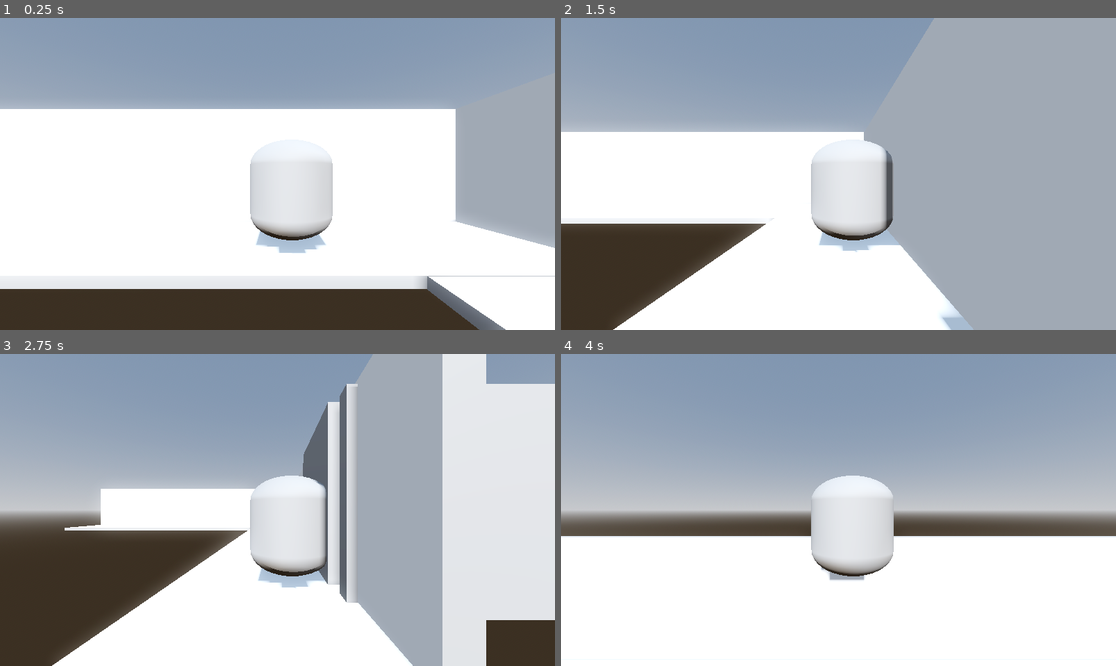
Above: before the commit, frames 1-4 (two rows, left to right).
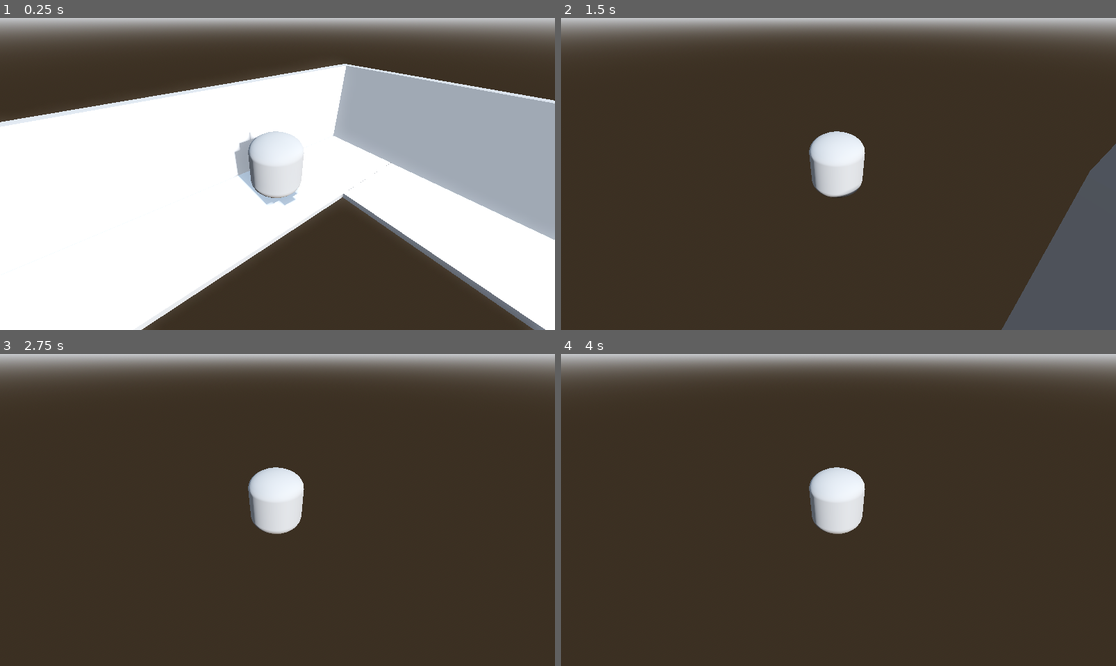
Above: after the commit, the same moments.

Repository: jpat125/DigiTech-3.7-3.8-Game-Development
Game: Godot game, scene res://corridor testing.tscn
Two runs of this game, one before a commit and one after it. Both use one fixed random seed, a clock stepped at 60 frames per second and the inputs below. The project has no main scene, so this scene is started directly.
Inputs (mouse positions are in pixels of both pictures, inside the frame that each line leads up to):
- Up to frame 1 (0.25 s): no input
- Up to frame 2 (1.5 s): tap Enter (ui_accept) at 0.5, 0.77 s; move the mouse to (960, 158) at 0.52 s; hold D (right) 0.53-1.28 s; click (960, 158) at 0.67 s; move the mouse to (727, 189) at 1.27 s; hold S (back) from 1.28 s (still down)
- Up to frame 3 (2.75 s): tap Enter (ui_accept) at 1.52 s; move the mouse to (333, 441) at 2.02 s; release S (back) at 2.03 s; hold D (right) from 2.03 s (still down)
- Up to frame 4 (4 s): tap Enter (ui_accept) at 2.75, 3.02, 3.77 s; move the mouse to (810, 572) at 2.77 s; release D (right) at 2.78 s; hold W (forward) 2.78-3.53 s; click (810, 572) at 2.92 s; move the mouse to (1005, 556) at 3.52 s; hold A (left) from 3.53 s (still down)

The runs differ from the first frame. In frame 1, 48% of the frame differs, in the area x 0-100%, y 0-100%; in frame 2, 91%; in frame 3, 85%; in frame 4, 97%.

Commit message:
Fixed chamber
Had set a wall to World Boundary instead of box.

Diff:
--- a/character capsule.tscn
+++ b/character capsule.tscn
@@ -22,5 +22,5 @@
 [node name="Neck" type="Node3D" parent="."]
 
 [node name="Camera3d" type="Camera3D" parent="Neck"]
-transform = Transform3D(-2, 0, -1.74845e-07, 0, 3.33333, 0, 1.74845e-07, 0, -2, 0.16518, 0.200194, -2.60536)
+transform = Transform3D(-1.59306, -0.845334, 1.09768, 0, 3.02592, 0.838904, -1.2092, 1.11369, -1.44614, 1.87768, 3.56236, -2.60536)
 fov = 75.2306
--- a/corridor testing.tscn
+++ b/corridor testing.tscn
@@ -1,8 +1,6 @@
-[gd_scene load_steps=13 format=3 uid="uid://dokm217xdapjf"]
+[gd_scene load_steps=15 format=3 uid="uid://dokm217xdapjf"]
 
 [ext_resource type="PackedScene" uid="uid://d0o7tufesfmq7" path="res://character capsule.tscn" id="1_biemy"]
-
-[sub_resource type="BoxMesh" id="BoxMesh_g2tgj"]
 
 [sub_resource type="ProceduralSkyMaterial" id="ProceduralSkyMaterial_25dwf"]
 sky_horizon_color = Color(0.64625, 0.65575, 0.67075, 1)
@@ -28,20 +26,22 @@
 [sub_resource type="BoxShape3D" id="BoxShape3D_vub8m"]
 size = Vector3(4.86747, 1.00833, 1)
 
-[sub_resource type="WorldBoundaryShape3D" id="WorldBoundaryShape3D_1d74w"]
+[sub_resource type="BoxShape3D" id="BoxShape3D_buo7j"]
 
 [sub_resource type="BoxShape3D" id="BoxShape3D_dvt2n"]
 size = Vector3(15.7388, 0.001, 25.1235)
 
+[sub_resource type="BoxMesh" id="BoxMesh_g2tgj"]
+
+[sub_resource type="BoxShape3D" id="BoxShape3D_dmrm0"]
+size = Vector3(1.00281, 0.152418, 0.794918)
+
 [sub_resource type="BoxShape3D" id="BoxShape3D_1hvwt"]
 size = Vector3(40.6246, 0.01, 11.297)
 
+[sub_resource type="WorldBoundaryShape3D" id="WorldBoundaryShape3D_1d74w"]
+
 [node name="Node3D" type="Node3D"]
-
-[node name="CSGMesh3D4" type="CSGMesh3D" parent="."]
-transform = Transform3D(1, 0, 0, 0, 1, 0, 0, 0, 1, 2.20218, 0.00644124, 3.37727)
-operation = 2
-mesh = SubResource("BoxMesh_g2tgj")
 
 [node name="CharacterBody3D" parent="." instance=ExtResource("1_biemy")]
 
@@ -70,8 +70,8 @@
 shape = SubResource("BoxShape3D_vub8m")
 
 [node name="MC - wall" type="CollisionShape3D" parent="CSGMesh3D/StaticBody3D"]
-transform = Transform3D(9.55343e-17, 4.37114e-08, 0.25, 0.05, -4.37114e-08, 0, 2.18557e-09, 1, -1.09278e-08, -0.409479, 0.194097, 8.89834)
-shape = SubResource("WorldBoundaryShape3D_1d74w")
+transform = Transform3D(1.72763e-15, 5.41869e-09, 4.8015, 0.904196, -5.41869e-09, 0, 3.95237e-08, 0.123965, -2.09879e-07, -0.409479, 0.194097, 8.89834)
+shape = SubResource("BoxShape3D_buo7j")
 
 [node name="MC - wall2" type="CollisionShape3D" parent="CSGMesh3D/StaticBody3D"]
 transform = Transform3D(-0.25, -8.74228e-09, 1.71962e-16, 0, -4.37114e-09, -0.045, 2.18557e-08, -0.1, 1.96701e-09, -0.859347, 0.135589, 9.81561)
@@ -80,6 +80,11 @@
 [node name="CSGMesh3D2" type="CSGMesh3D" parent="."]
 transform = Transform3D(-4.37114e-08, 0, -1, 0, 1, 0, 1, 0, -4.37114e-08, 1.36985, -0.00185767, 2.01755)
 mesh = SubResource("BoxMesh_rq5mp")
+
+[node name="CSGMesh3D4" type="CSGMesh3D" parent="CSGMesh3D2"]
+transform = Transform3D(-4.37114e-08, 0, 1, 0, 1, 0, -1, 0, -4.37114e-08, 1.35972, 0.00829891, -0.83233)
+operation = 2
+mesh = SubResource("BoxMesh_g2tgj")
 
 [node name="CSGMesh3D2" type="CSGMesh3D" parent="CSGMesh3D2"]
 transform = Transform3D(1, 0, 0, 0, 1.048, 0, 0, 0, 1.429, 0, 0.077, 0.306)
@@ -95,8 +100,8 @@
 shape = SubResource("BoxShape3D_vub8m")
 
 [node name="SC - wall" type="CollisionShape3D" parent="CSGMesh3D2/StaticBody3D"]
-transform = Transform3D(9.55343e-17, 4.37114e-08, 0.25, 0.05, -4.37114e-08, 0, 2.18557e-09, 1, -1.09278e-08, -2.44519, 0.194097, 9.01585)
-shape = SubResource("WorldBoundaryShape3D_1d74w")
+transform = Transform3D(1.86016e-15, 4.55935e-08, 3.81641, 0.973555, -4.55935e-08, 0, 4.25555e-08, 1.04306, -1.6682e-07, -1.38027, 0.127908, 8.96492)
+shape = SubResource("BoxShape3D_dmrm0")
 
 [node name="SC - wall2" type="CollisionShape3D" parent="CSGMesh3D2/StaticBody3D"]
 transform = Transform3D(0.1, 0, 0, 0, -4.37114e-09, -0.1, 0, 0.1, -4.37114e-09, 0.136909, 0.240475, 9.90502)
@@ -107,7 +112,7 @@
 mesh = SubResource("BoxMesh_rq5mp")
 
 [node name="CSGMesh3D2" type="CSGMesh3D" parent="CSGMesh3D3"]
-transform = Transform3D(1.143, 0, -1.42109e-14, 0, 1.198, 0, 0, 0, 0.8, -0.336559, 0.156611, -0.0380025)
+transform = Transform3D(1.143, 0, 0, 0, 1.198, 0, 1.42109e-14, 0, 0.8, -0.336559, 0.156611, -0.0380025)
 operation = 2
 mesh = SubResource("BoxMesh_bgr2o")
 material = SubResource("StandardMaterial3D_015s0")
